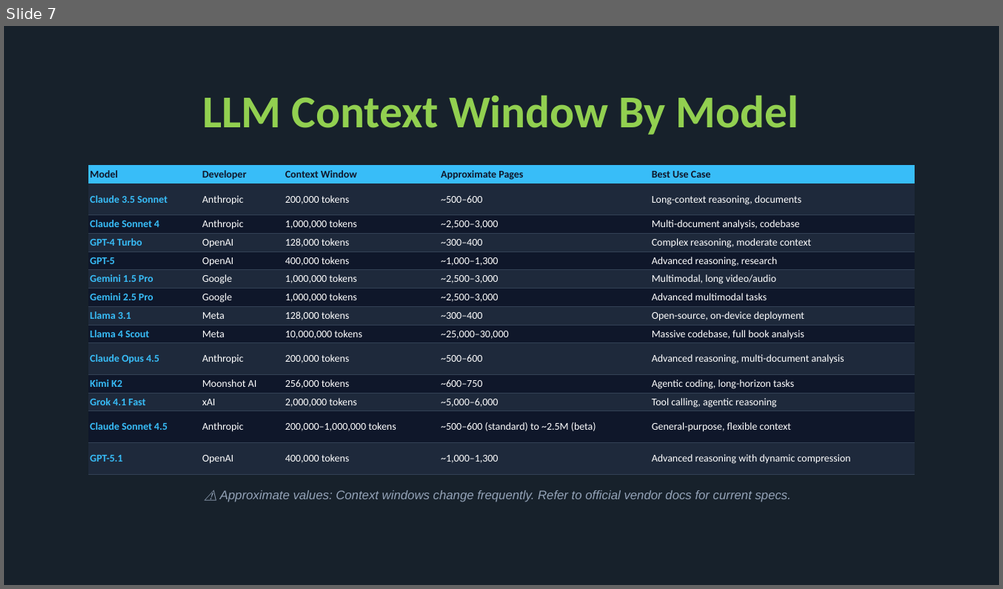
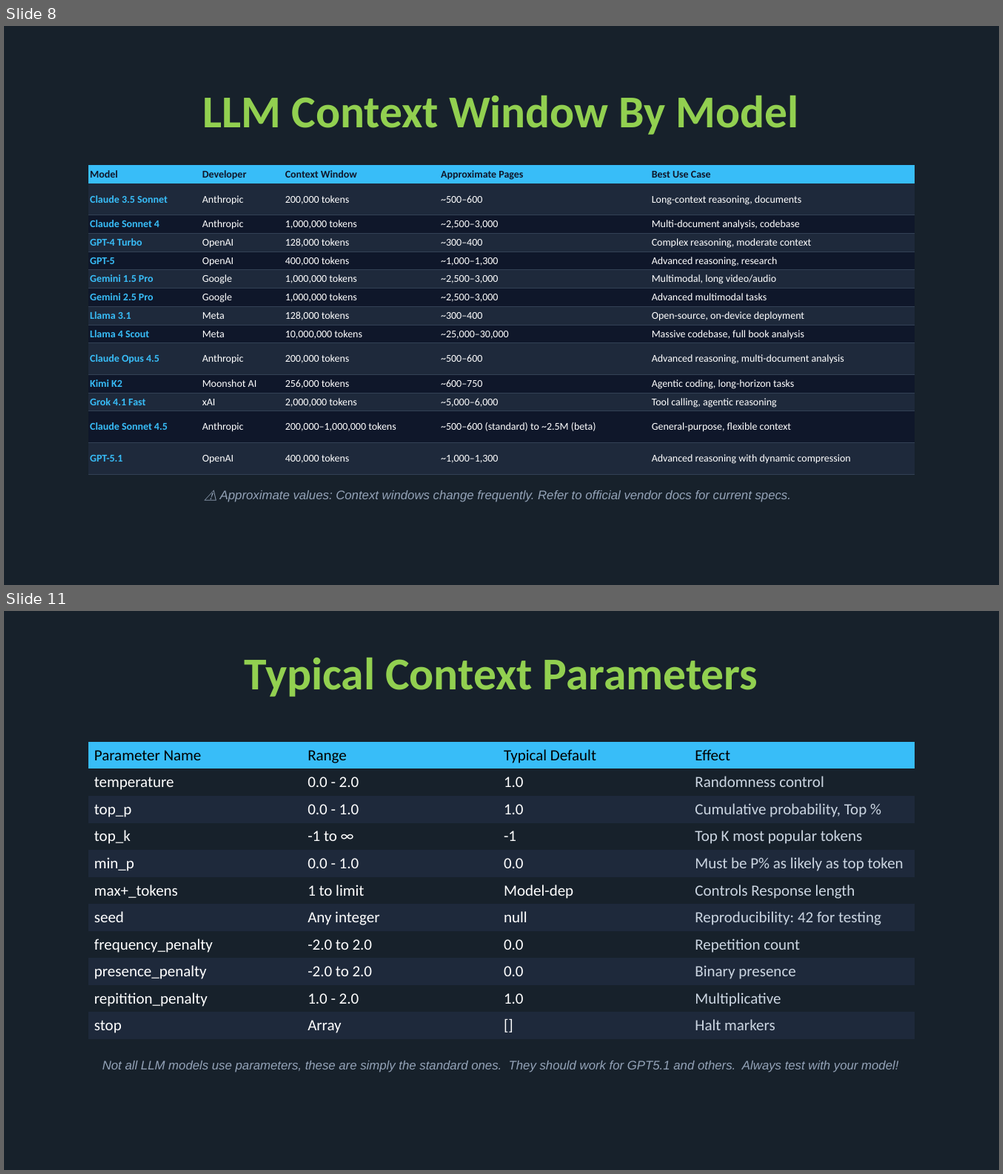
Before and after one commit to 5thgenfinance/full-stack-actuarial, a slide deck: Actuarial Generative Context Engineering Made Simple.pptx. Shown one above the other, each under a label of ours: slide 7 before the commit, slides 8 and 11 after it; the slides between them are not shown. The pictures are 1003x589 and 1003x1174 pixels, drawn with LibreOffice and Linux fonts; fonts in the diff are those of the drawing; background and template pictures are left out. Boxes give left, top, right and bottom in pixels: in the first picture for what was removed or moved away, otherwise in the second. Text is boxed around its words. In the diff, an @@ line names an element or a change of style, - is before the commit and + after.

```diff
--- a/Actuarial Generative Context Engineering Made Simple.pptx
+++ b/Actuarial Generative Context Engineering Made Simple.pptx
@@ slide 11 added at (x1=4, y1=611, x2=999, y2=1170), background picture (left out) @@
@@ text added at (x1=244, y1=658, x2=758, y2=697), 44 pt, text #92D050, bold @@
+Typical Context Parameters
@@ table added at (x1=88, y1=741, x2=914, y2=1039), 11 rows, 4 columns @@
+Parameter Name | Range | Typical Default | Effect
+temperature | 0.0 - 2.0 | 1.0 | Randomness control
+top_p | 0.0 - 1.0 | 1.0 | Cumulative probability, Top %
+top_k | -1 to ∞ | -1 | Top K most popular tokens
+min_p | 0.0 - 1.0 | 0.0 | Must be P% as likely as top token
+max+_tokens | 1 to limit | Model-dep | Controls Response length
+seed | Any integer | null | Reproducibility: 42 for testing
+frequency_penalty | -2.0 to 2.0 | 0.0 | Repetition count
+presence_penalty | -2.0 to 2.0 | 0.0 | Binary presence
+repitition_penalty | 1.0 - 2.0 | 1.0 | Multiplicative
+stop | Array | [] | Halt markers
@@ text added at (x1=102, y1=1061, x2=898, y2=1073), 12 pt, text #94A3B8, italic @@
+Not all LLM models use parameters, these are simply the standard ones. They should work for GPT5.1 and others. Always test with your model!
@@ what was slide 7 is now slide 8 @@
```
Also in this commit, not shown: 3 slides changed, 3 other slides added, 1 other file.
